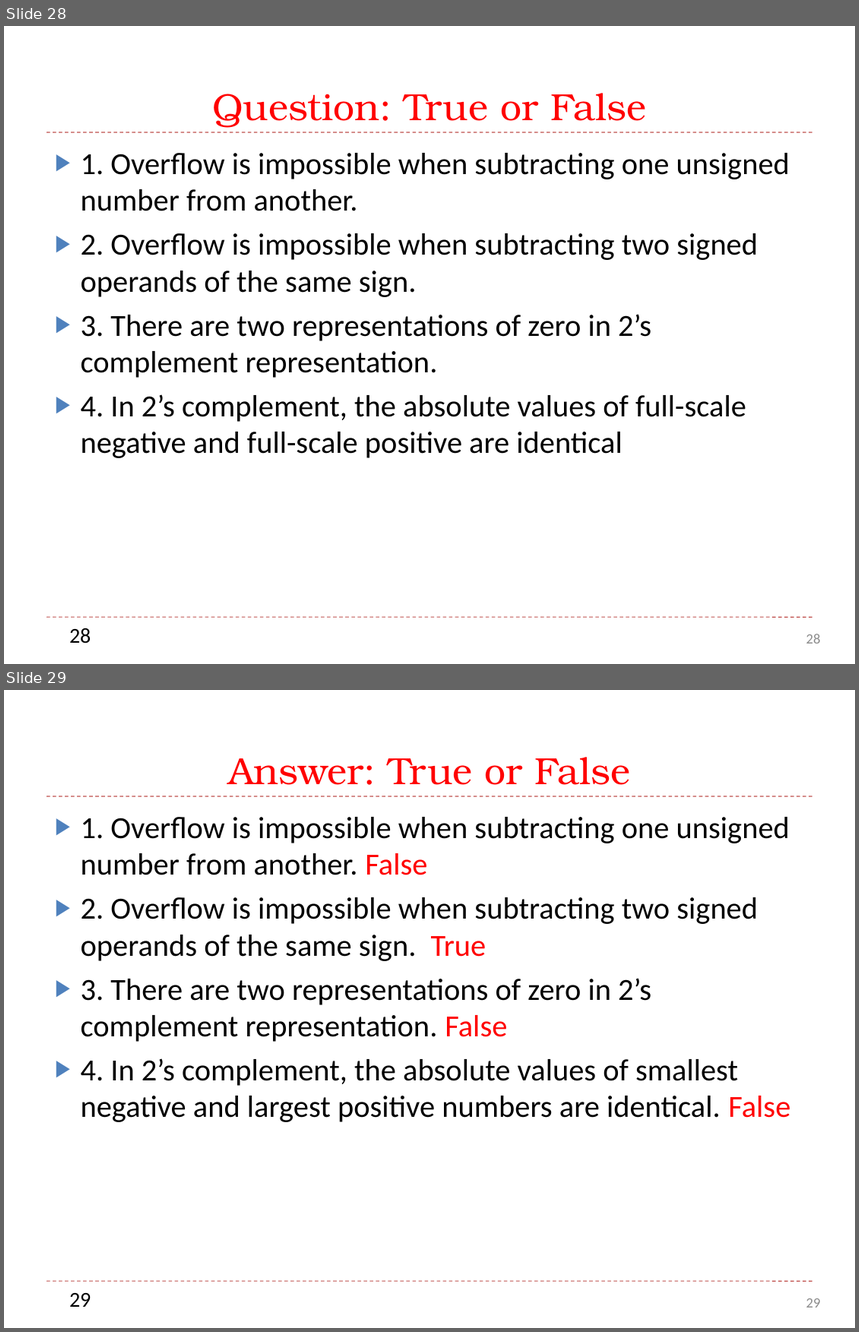
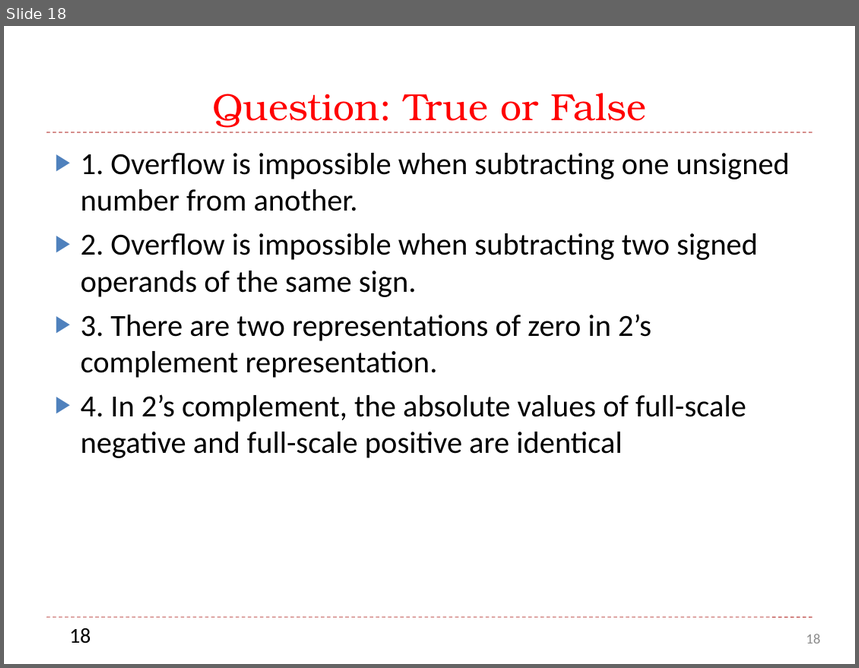
Before and after one commit to guhofstra/CSC111Fa25, a slide deck: PPTs/L1 Data Representation Exercises.pptx. Shown one above the other, each under a label of ours: slides 28 and 29 before the commit, slide 18 after it. The pictures are 859x1332 and 859x668 pixels, drawn with LibreOffice and Linux fonts; fonts in the diff are those of the drawing. Boxes give left, top, right and bottom in pixels: in the first picture for what was removed or moved away, otherwise in the second. Text is boxed around its words. In the diff, an @@ line names an element or a change of style, - is before the commit and + after.

```diff
--- a/PPTs/L1 Data Representation Exercises.pptx
+++ b/PPTs/L1 Data Representation Exercises.pptx
@@ slide 29 removed at (x1=4, y1=690, x2=855, y2=1328), background #FFFFFF; not listed: 3 template elements that a slide beside it also shows @@
@@ title removed at (x1=228, y1=757, x2=630, y2=785) @@
-Answer: True or False
@@ text removed at (x1=81, y1=817, x2=791, y2=1122) @@
-▶ 1. Overflow is impossible when subtracting one unsigned number from another. False
-▶ 2. Overflow is impossible when subtracting two signed operands of the same sign. True
-▶ 3. There are two representations of zero in 2’s complement representation. False
-▶ 4. In 2’s complement, the absolute values of smallest negative and largest positive numbers are identical. False
@@ page number removed at (x1=69, y1=1293, x2=91, y2=1307) @@
-29
@@ what was slide 28 is now slide 18 @@
@@ page number at (x1=69, y1=629, x2=91, y2=644): text changed @@
-28
+18
@@ page number at (x1=807, y1=634, x2=821, y2=644): text changed @@
-28
+18
```
Also in this commit, not shown: 4 slides changed, 10 other slides removed, 43 other files.
